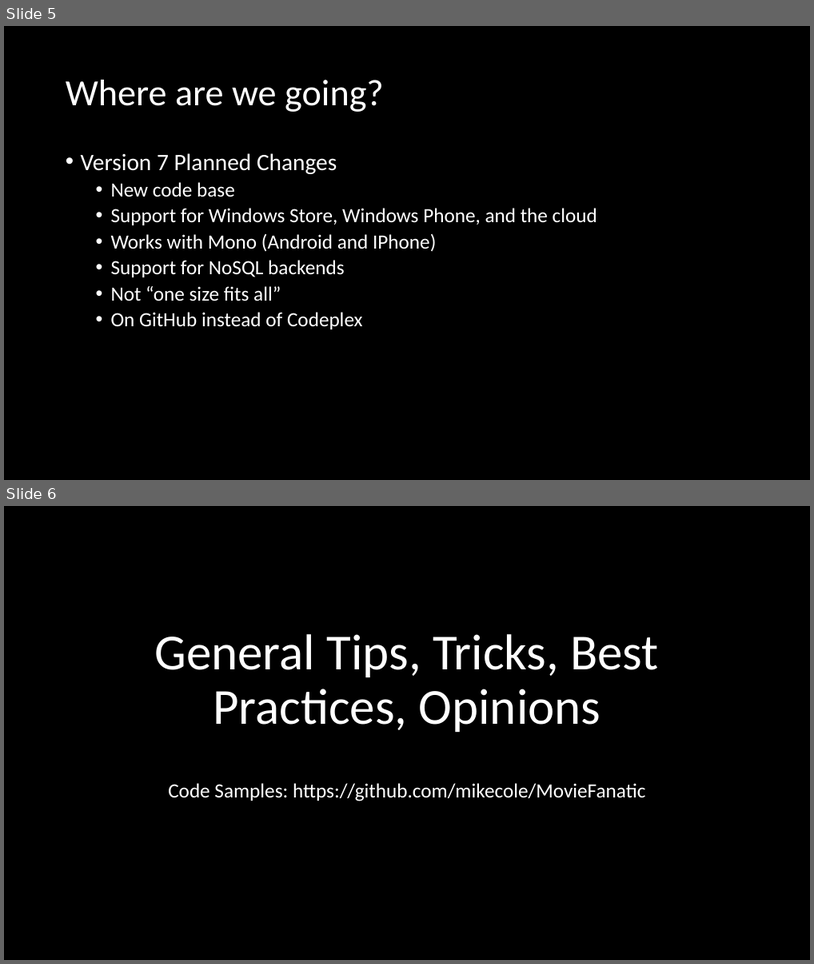
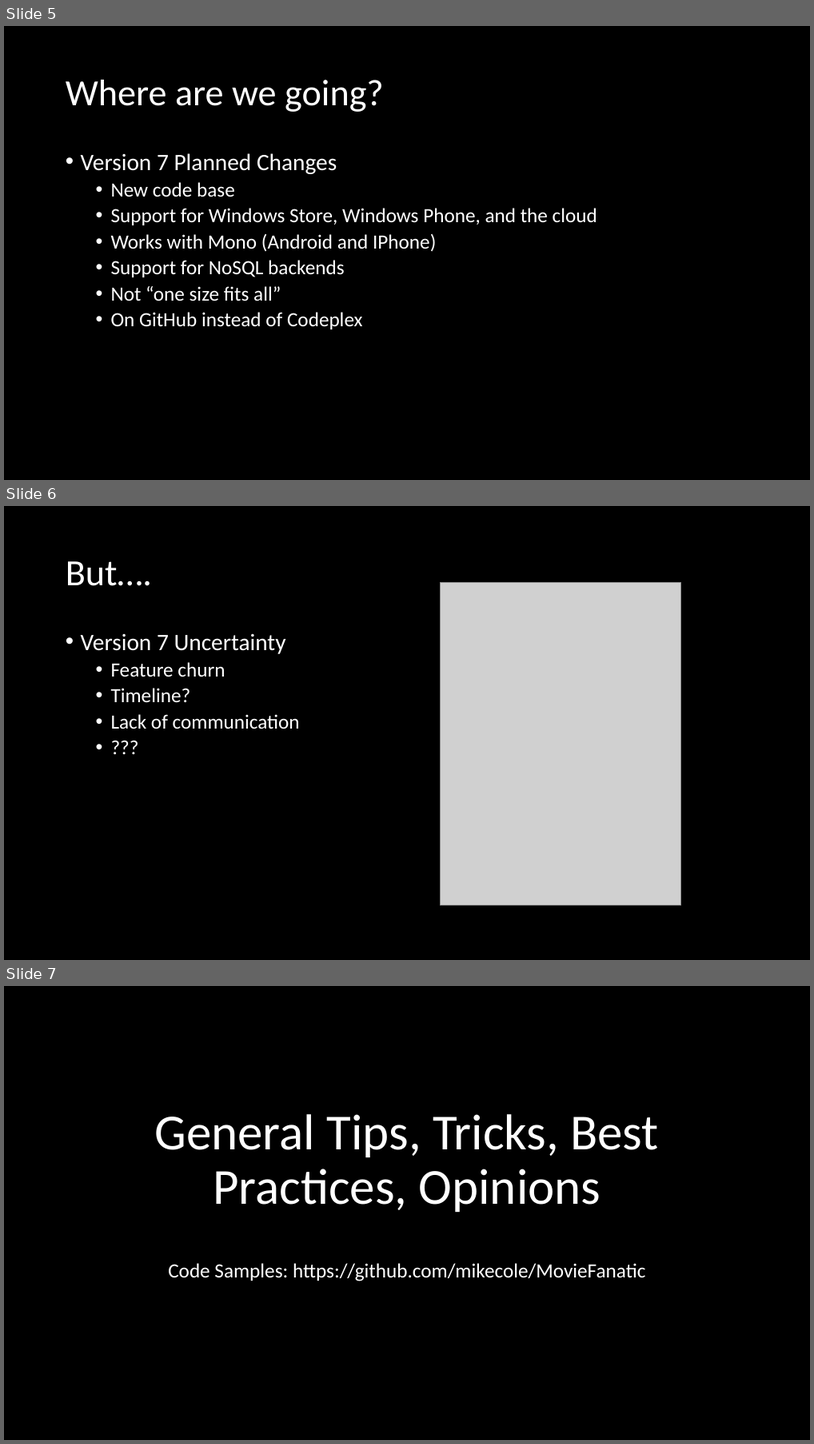
Before and after one commit to mikecole/Presentations, a slide deck: Entity Framework Extra Mile/IADNUG 20150306/EF Extra Mile.pptx. Shown one above the other, each under a label of ours: slides 5 and 6 before the commit, slides 5, 6 and 7 after it. The pictures are 814x964 and 814x1444 pixels, drawn with LibreOffice and Linux fonts; fonts in the diff are those of the drawing; grey boxes stand for pictures. Boxes give left, top, right and bottom in pixels: in the first picture for what was removed or moved away, otherwise in the second. Text is boxed around its words. In the diff, an @@ line names an element or a change of style, - is before the commit and + after.

Commit message:
Added info about v7 uncertainty.

```diff
--- a/Entity Framework Extra Mile/IADNUG 20150306/EF Extra Mile.pptx
+++ b/Entity Framework Extra Mile/IADNUG 20150306/EF Extra Mile.pptx
@@ slide 6 added at bbox=[4, 506, 810, 960], background #000000 @@
@@ title added at bbox=[66, 561, 152, 586], 44 pt, text #FFFFFF @@
+But….
@@ picture added at bbox=[441, 582, 682, 904] @@
@@ text added at bbox=[81, 634, 300, 729], 24 pt, text #FFFFFF @@
+• Version 7 Uncertainty
+  • Feature churn
+  • Timeline?
+  • Lack of communication
+  • ???
@@ what was slide 6 is now slide 7 @@
```
